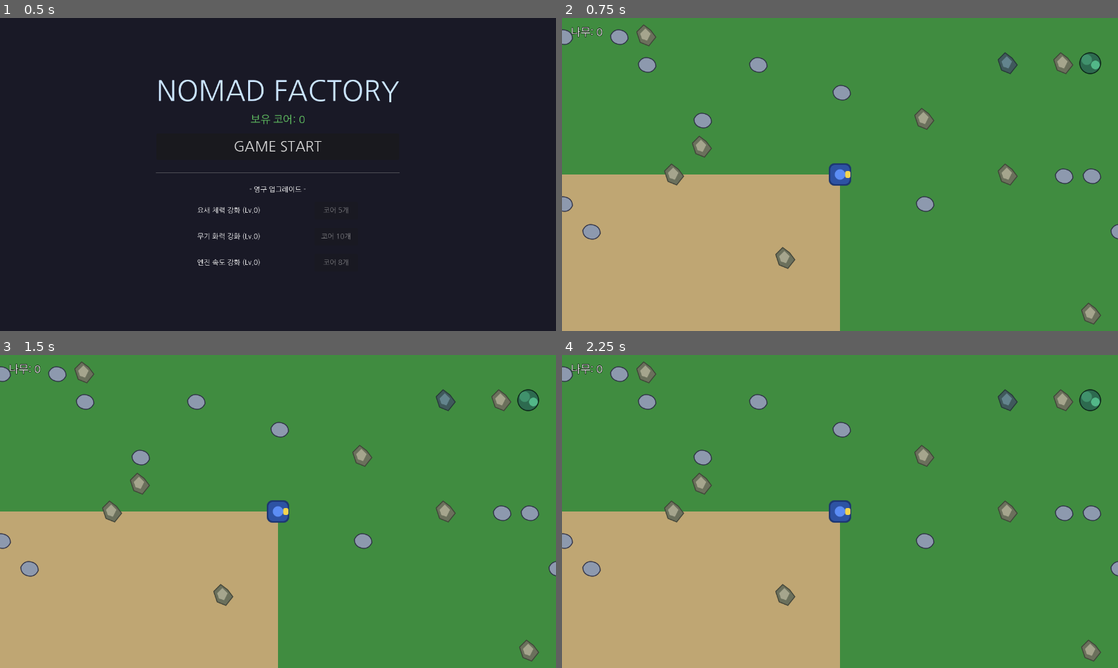
Above: before the commit, frames 1-4 (two rows, left to right).
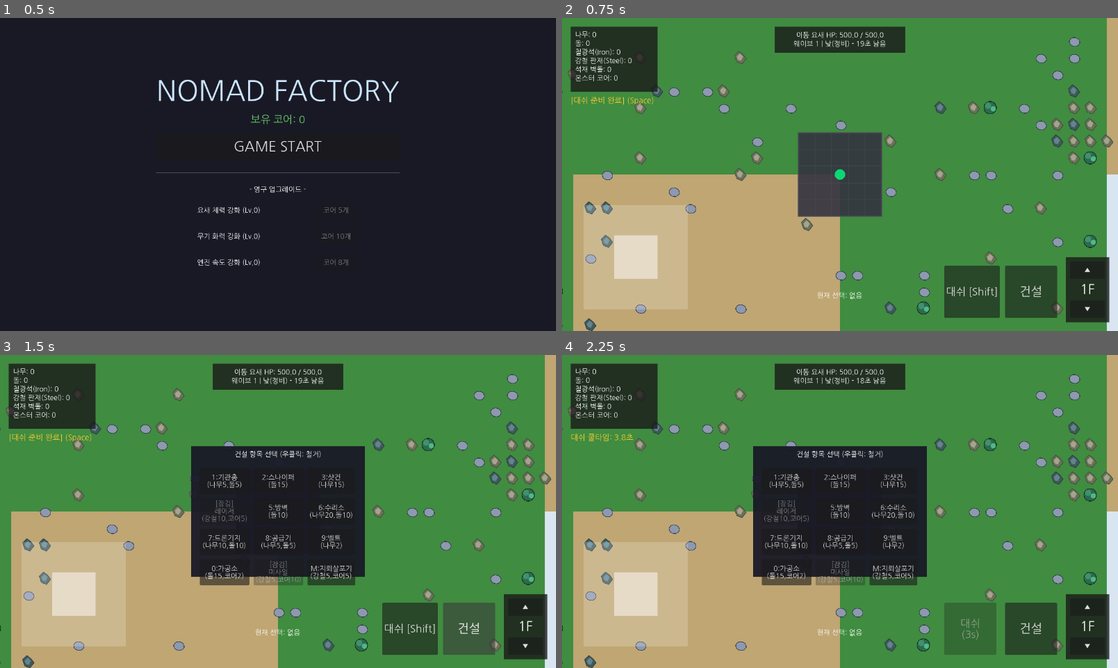
Above: after the commit, the same moments.

Repository: krWebfirewood/nomad-factory
Game: Godot game, scene res://scenes/title_screen.tscn
Two runs of this game, one before a commit and one after it. Both use one fixed random seed, a clock stepped at 60 frames per second and the inputs below.
Inputs (mouse positions are in pixels of both pictures, inside the frame that each line leads up to):
- Up to frame 1 (0.5 s): no input
- Up to frame 2 (0.75 s): click "GAME START" at 0.5 s
- Up to frame 3 (1.5 s): click (467, 630) at 1.25 s, where only the run after the commit has a clickable "건설"
- Up to frame 4 (2.25 s): click (973, 630) at 2 s, where only the run after the commit has a clickable "대쉬 [Shift]"

Frame 1 is identical in both runs. In frame 2, 29% of the frame differs, in the area x 0-100%, y 0-100%; in frame 3, 38%; in frame 4, 38%.
Error before the commit: Parse Error: Identifier "enemies" not declared in the current scope. (res://scripts/player.gd:1546)

Commit message:
Fix undefined variable enemies in cast_orbital_strike

Diff:
--- a/scripts/player.gd
+++ b/scripts/player.gd
@@ -1543,6 +1543,7 @@
 	tween.tween_callback(effect.queue_free)
 
 	# 범위 내 적 데미지
+	var enemies = get_tree().get_nodes_in_group("enemy")
 	for enemy in enemies:
 		if is_instance_valid(enemy):
 			var dist = enemy.global_position.distance_to(target_pos)
